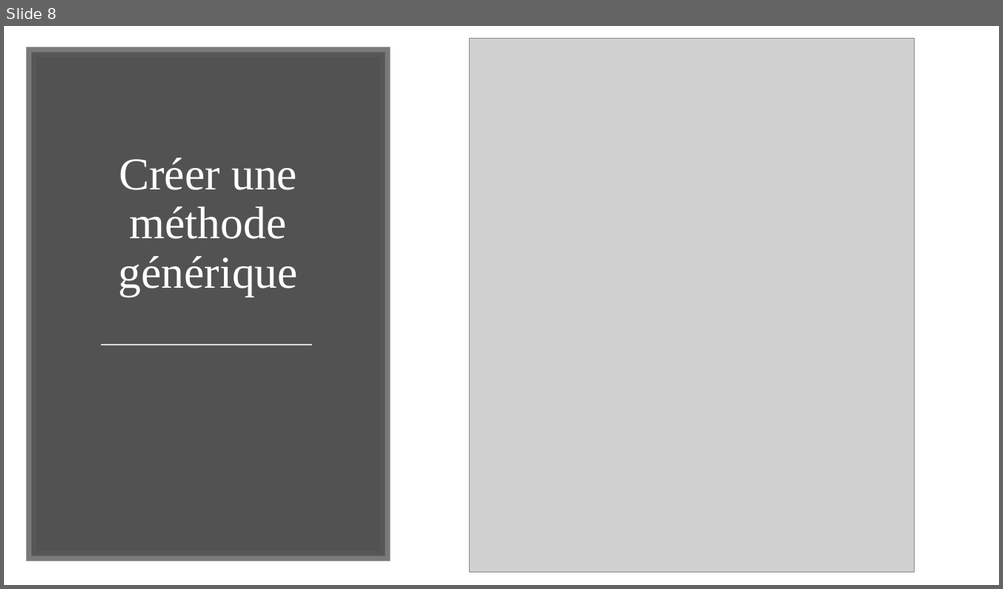
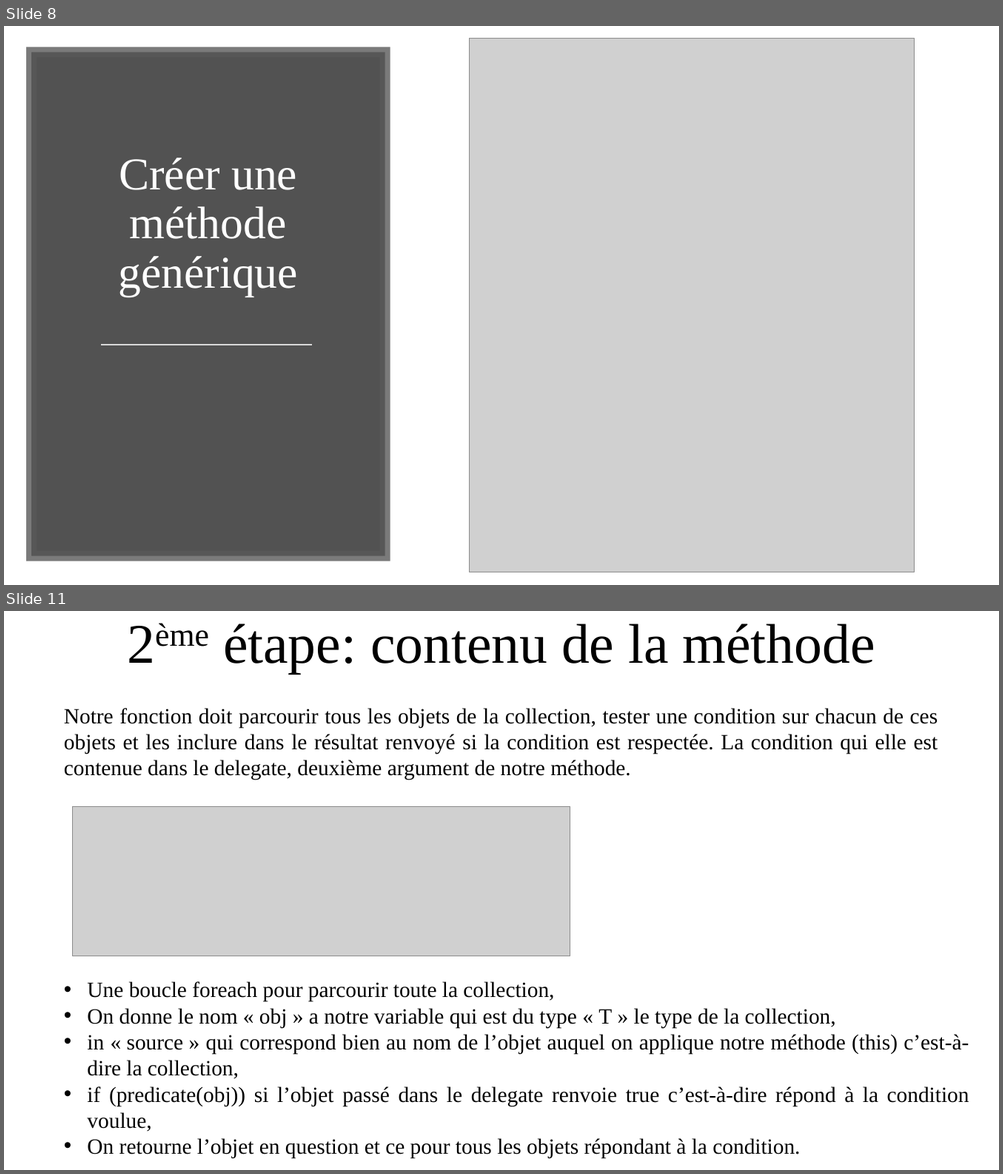
Before and after one commit to LucasDenele/CSharp2018-2019, a slide deck: ClasseC#.pptx. Shown one above the other, each under a label of ours: slide 8 before the commit, slides 8 and 11 after it; the slides between them are not shown. The pictures are 1003x589 and 1003x1174 pixels, drawn with LibreOffice and Linux fonts; fonts in the diff are those of the drawing; grey boxes stand for pictures. Boxes give left, top, right and bottom in pixels: in the first picture for what was removed or moved away, otherwise in the second. Text is boxed around its words. In the diff, an @@ line names an element or a change of style, - is before the commit and + after.

```diff
--- a/ClasseC#.pptx
+++ b/ClasseC#.pptx
@@ slide 11 added at box(4, 611, 999, 1170), background #FFFFFF @@
@@ text added at box(223, 624, 875, 674), 54 pt, text #000000 @@
+2ème étape: contenu de la méthode
@@ text added at box(64, 708, 938, 780), 21 pt, text #000000 @@
+Notre fonction doit parcourir tous les objets de la collection, tester une condition sur chacun de ces objets et les inclure dans le résultat renvoyé si la condition est respectée. La condition qui elle est contenue dans le delegate, deuxième argument de notre méthode.
@@ picture added at box(73, 806, 570, 957) @@
@@ text added at box(87, 982, 969, 1159), 21 pt, text #000000 @@
+• Une boucle foreach pour parcourir toute la collection,
+• On donne le nom « obj » a notre variable qui est du type « T » le type de la collection,
+• in « source » qui correspond bien au nom de l’objet auquel on applique notre méthode (this) c’est-à-dire la collection,
+• if (predicate(obj)) si l’objet passé dans le delegate renvoie true c’est-à-dire répond à la condition voulue,
+• On retourne l’objet en question et ce pour tous les objets répondant à la condition.
```
Also in this commit, not shown: 2 slides changed, 2 other slides added.
